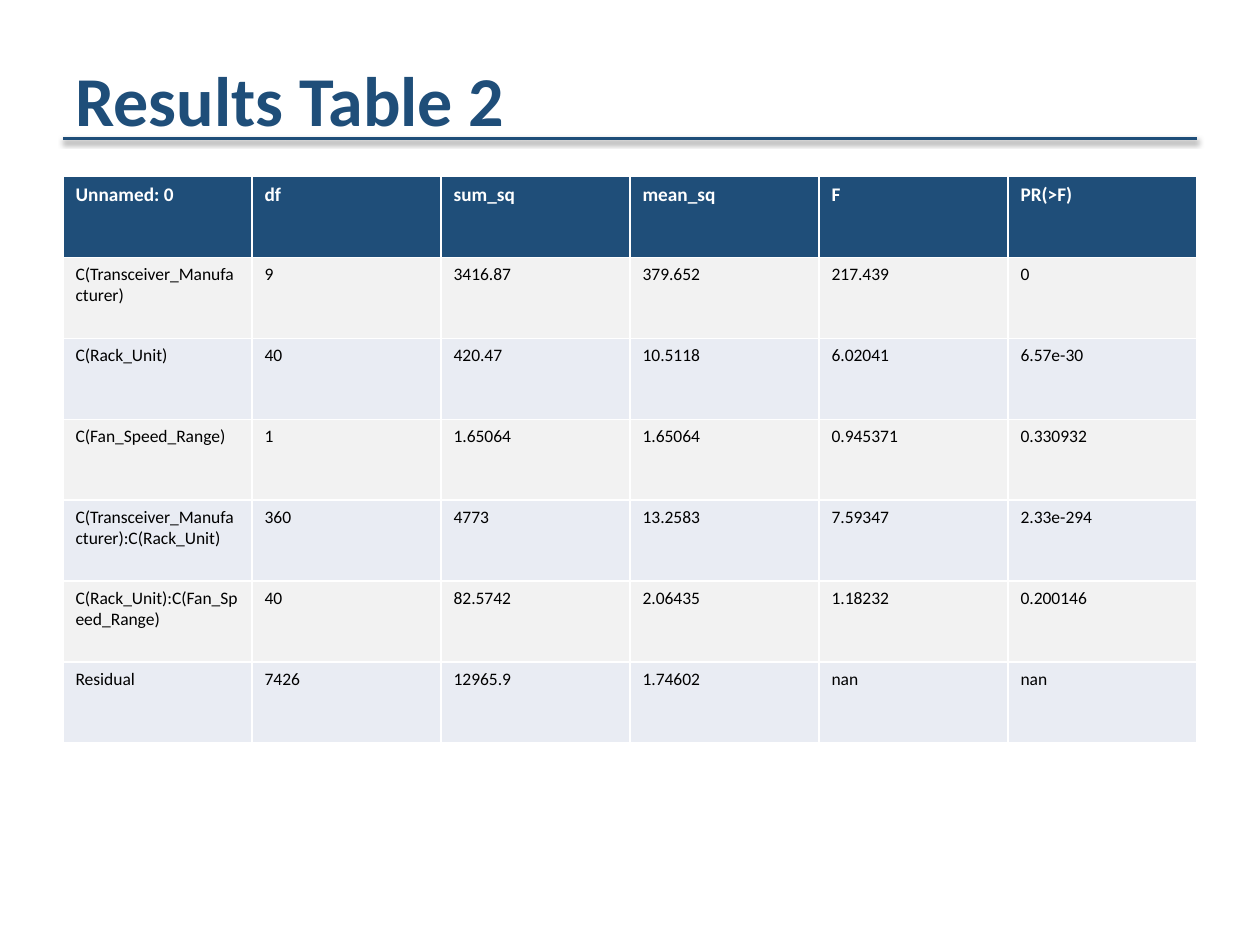
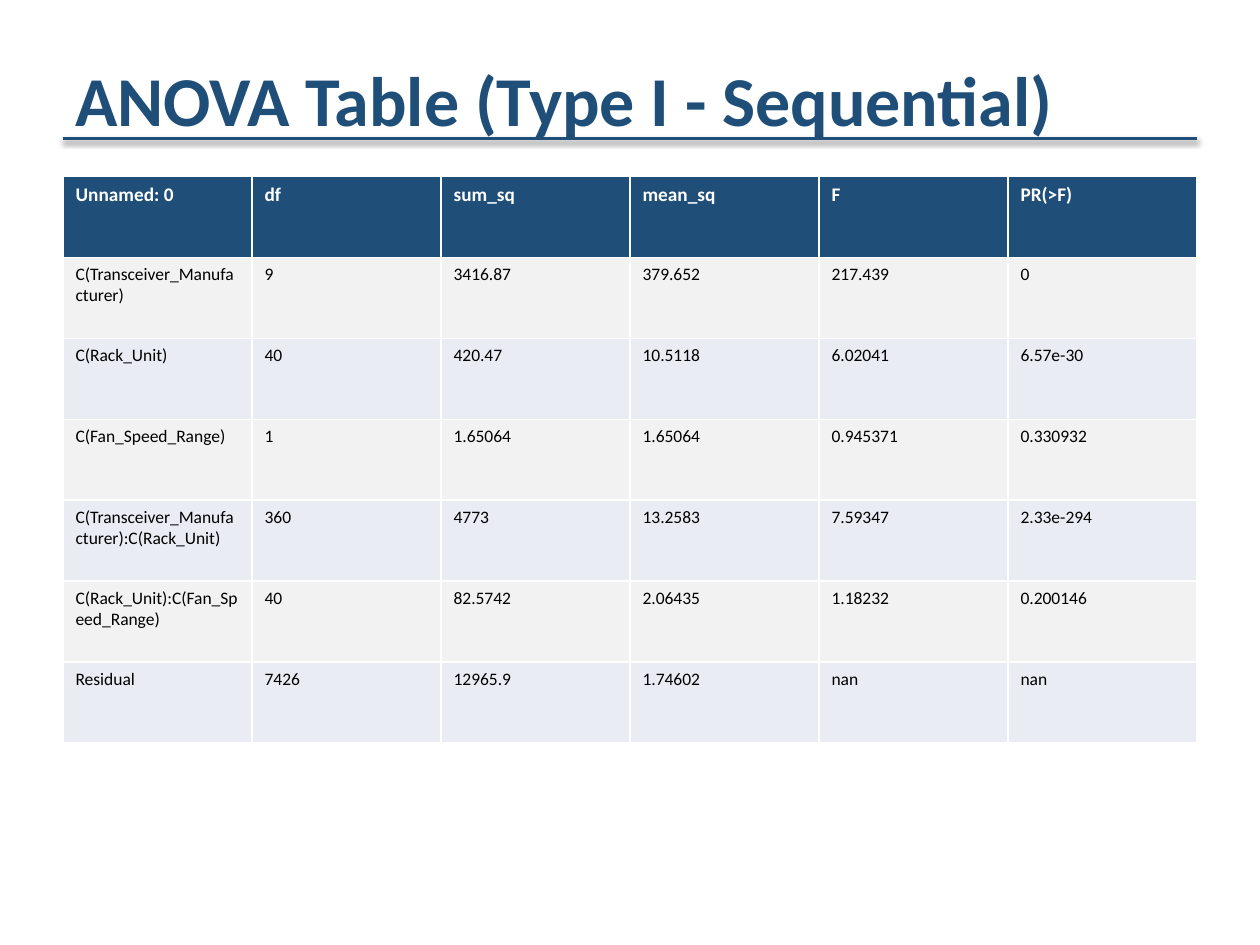
Before and after one commit to VictorBlakeG/doe, a slide deck: slide 5 of outputs/doe_analysis_reduced.pptx (slide 23 before the commit). Drawn at 1260x945 pixels with LibreOffice and Linux fonts; fonts in the diff are those of the drawing. Boxes give left, top, right and bottom in pixels: in the first picture for what was removed or moved away, otherwise in the second. Text is boxed around its words. In the diff, an @@ line names an element or a change of style, - is before the commit and + after.

Commit message:
Reorganize PowerPoint slides: fit diagram, equation, comparison, ANOVA, LOF, parameters, leverage plots

```diff
--- a/outputs/doe_analysis_reduced.pptx
+++ b/outputs/doe_analysis_reduced.pptx
@@ text at [75, 74, 1053, 143]: text changed @@
-Results Table 2
+ANOVA Table (Type I - Sequential)
```
Also in this commit, not shown: 3 other slides changed, 52 slides added, 20 slides removed, 4 other files.
